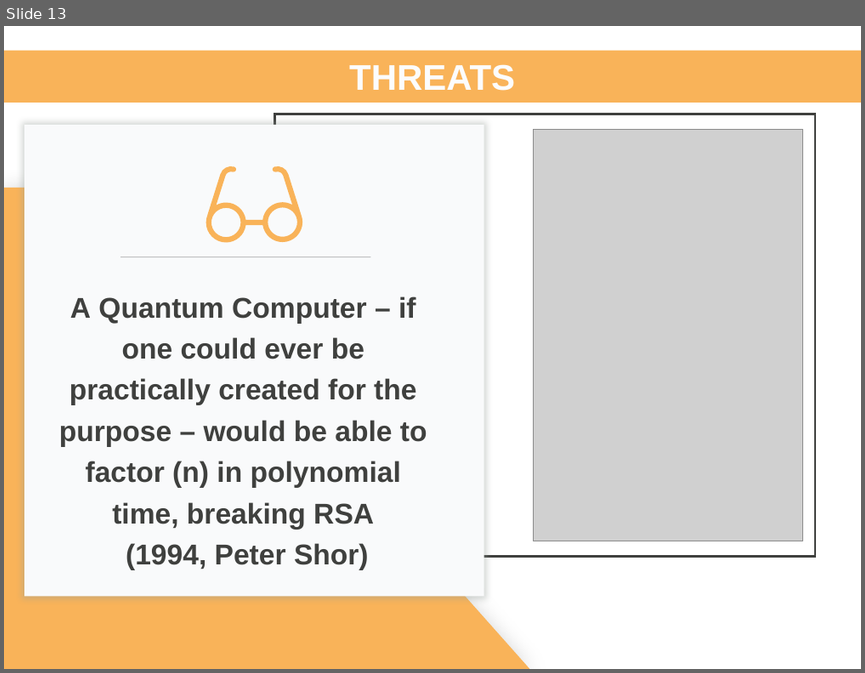
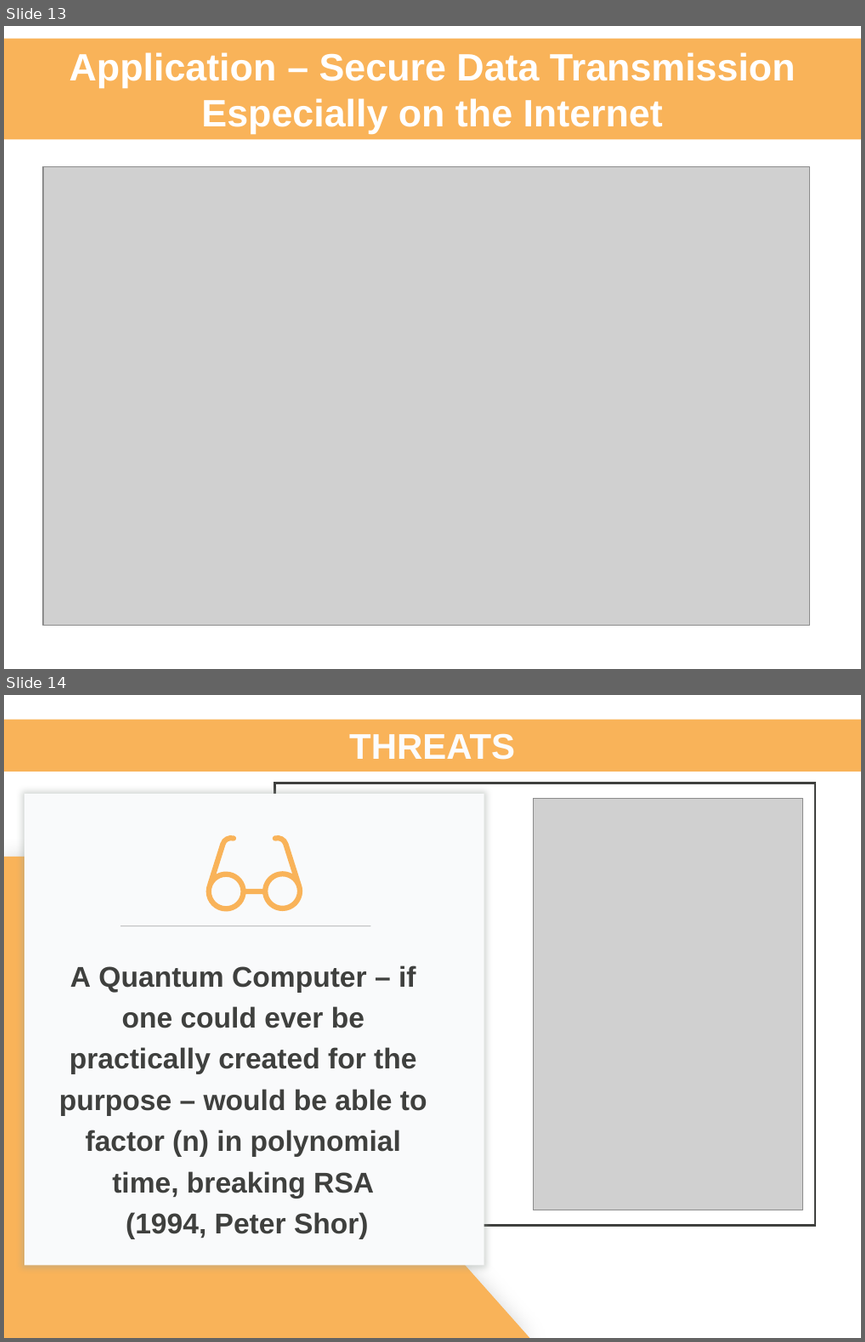
Before and after one commit to KevinLuo2000/RSA_English_Class_Presentation, a slide deck: RSA_Crypto_罗楷轩.pptx. Shown one above the other, each under a label of ours: slide 13 before the commit, slides 13 and 14 after it. The pictures are 865x673 and 865x1342 pixels, drawn with LibreOffice and Linux fonts; fonts in the diff are those of the drawing; grey boxes stand for pictures. Boxes give left, top, right and bottom in pixels: in the first picture for what was removed or moved away, otherwise in the second. Text is boxed around its words. In the diff, an @@ line names an element or a change of style, - is before the commit and + after.

```diff
--- a/RSA_Crypto_罗楷轩.pptx
+++ b/RSA_Crypto_罗楷轩.pptx
@@ slide 13 added at (4, 26, 861, 669), background #FFFFFF @@
@@ rectangle added at (4, 38, 861, 139), fill #F9B359, 32 pt, text #FFFFFF, bold @@
+Application – Secure Data Transmission
+Especially on the Internet
@@ picture added at (43, 166, 810, 625) @@
@@ what was slide 13 is now slide 14 @@
```
